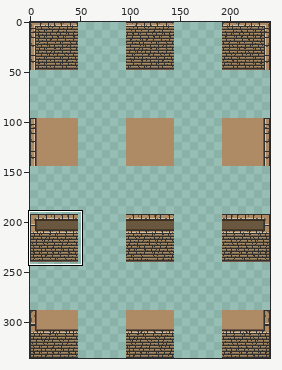
One commit to this sprite sheet: Smaug4/Assets/_Game/Arts/Tilesets/tileset_egito.png. The picture above shows the old version from afar; the outline marks the close-up.
Close-up. As it was:
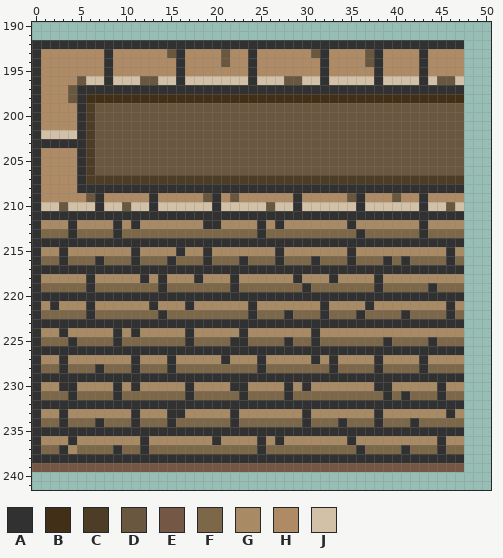
The file is 240x336 pixels. Colours within 5 levels of each other are drawn and written as one. Shown: x 0..50, y 190..241. The commit also changed other parts of the picture, which this record leaves out.
Palette (. is transparent): A #313131  B #412f17  C #4d3c26  D #69573f  E #745744  F #7d6749  G #a88a64  H #ae8b65  J #d2c1a7
Now the later version:
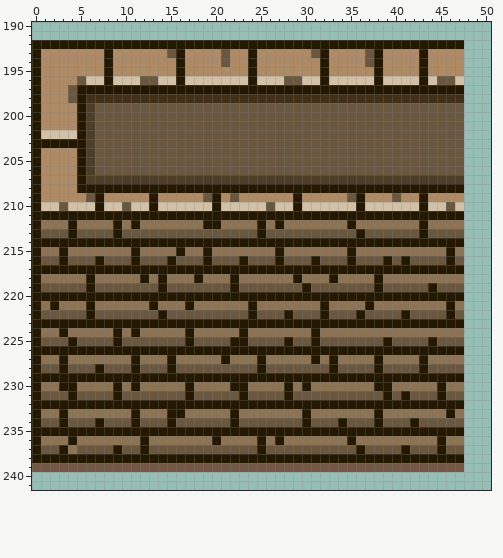
What changed:
colour A: #313131 -> #241900
colour G: #a88a64 -> #8b7354
Changed rows in their new state; - is a pixel that keeps its letter.
first column x 1:
213 DDD-DDDD-DDDDDDDDDDDDDDD-DDDDDDDDDD-DDDDDD-DDDD
216 DD-DDD-DDD-DDD-DDD-DDD-DDD-DDD-DDD-DDD-D-DDDD-D
219 DDDDD-DDDDDDD-DDDDDDD-DDDDDDD-DDDDDDD-DDDDD-DDD
222 DDDDD-DDDDDDD-DDDDDDDDD-DDD-DDD-DDD-DDDD-DDDD-D
225 DDD-DDDD-DDDDDDD-DDDD--DDDD-DD-DDDDDDD-DDDD-DDD
228 DD-DDD-DDD-DDD-DDDDDDDDD-DDDDDDD-DDDD-DDDD-DDDD
231 DDD-DDDD-DDDDDDD-DDDDD-DDDD-DDDDDDDDDD-D-DDD-DD
234 DD-DDD-DDD-DDD-DDDDDD-DDDDDDD-DDD-DDD-DDD-DDDDD
237 DD--DDDD-DD-DDDDDDDDDDDD-DDDDDDDDDD-DDDD-DDD-DD
Changed places in both close-ups, as pixel boxes (x1, y1, x2, y2):
changed: (32, 40, 464, 463)
